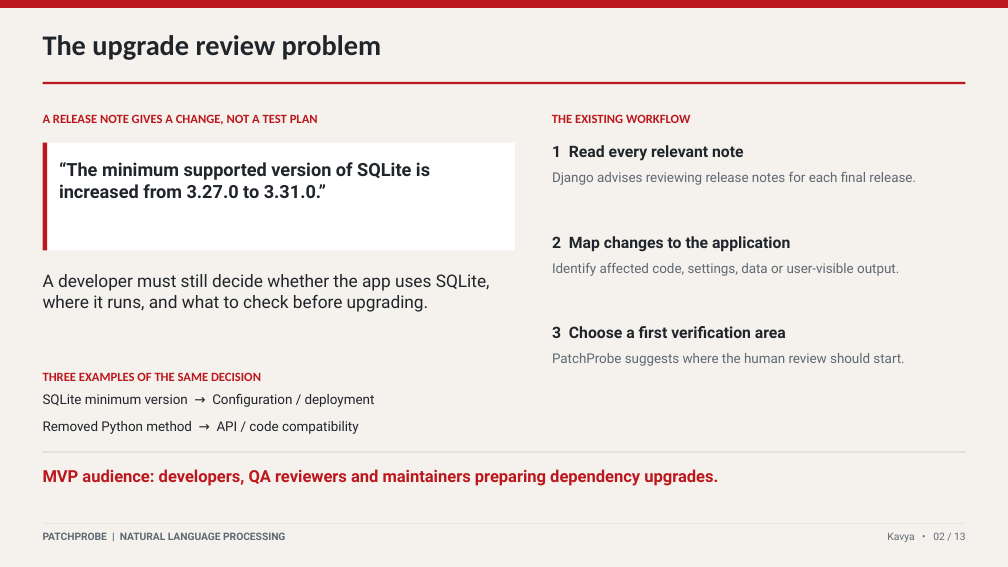
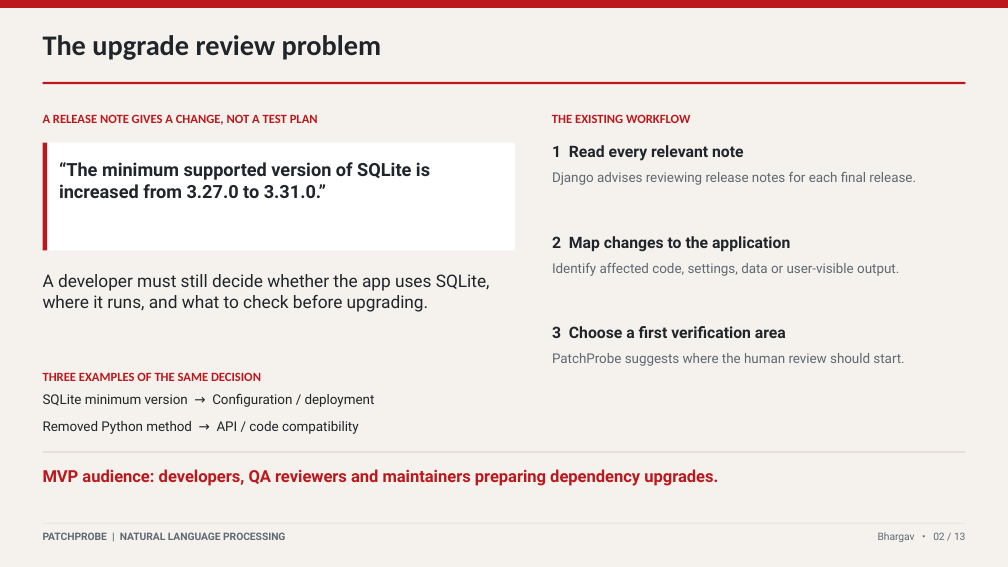
Before and after one commit to TilakCSE/PatchProbe, a slide deck: slide 2 of presentation/PatchProbe_University_Crimson_13slides.pptx. Drawn at 1008x567 pixels with LibreOffice and Linux fonts; fonts in the diff are those of the drawing. Boxes give left, top, right and bottom in pixels: in the first picture for what was removed or moved away, otherwise in the second. Text is boxed around its words. In the diff, an @@ line names an element or a change of style, - is before the commit and + after.

```diff
--- a/presentation/PatchProbe_University_Crimson_13slides.pptx
+++ b/presentation/PatchProbe_University_Crimson_13slides.pptx
@@ text at (878,532,966,542): text changed @@
-Kavya • 02 / 13
+Bhargav • 02 / 13
```
Also in this commit, not shown: 7 other slides changed, 2 other files.
